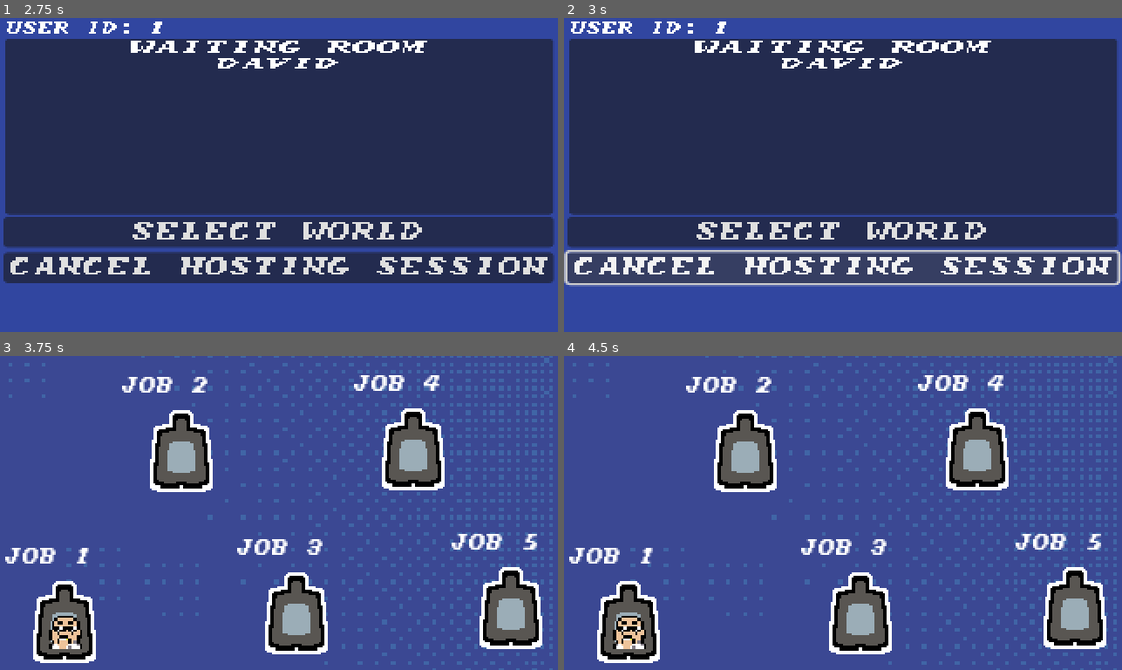
Above: before the commit, frames 1-4 (two rows, left to right).
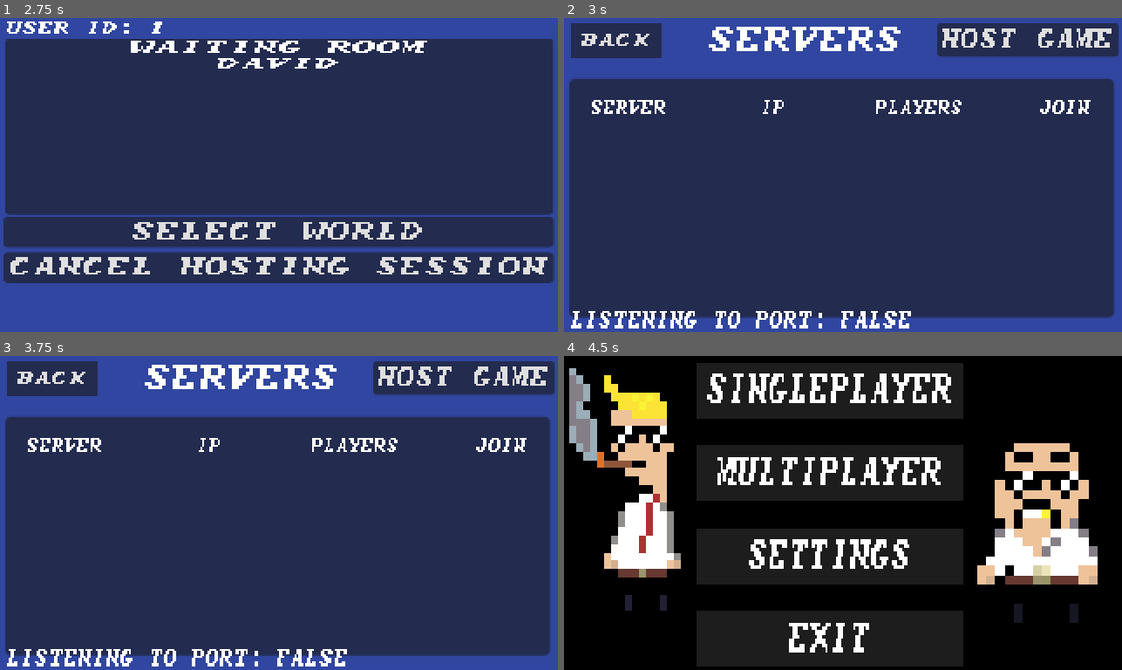
Above: after the commit, the same moments.

Repository: Flipfloppm/jump-n-gun
Game: Godot game, scene res://Levels/level_selection/title_screen.tscn
The game is run twice, just before and just after one commit, with the same random seed, the same clock (stepped at 60 frames per second) and the same inputs.
Inputs (mouse positions are in pixels of both pictures, inside the frame that each line leads up to):
- Up to frame 1 (2.75 s): tap Enter (ChooseLevel) at 0.5 s; move the mouse to (401, 159) at 0.52 s; hold D (right) 0.53-1.25 s; hold Enter (ChooseLevel) 0.53-1.25 s; click (401, 159) at 0.67 s; tap Space (jump) at 0.77 s; click "Singleplayer" at 1.25 s; click "Host Game" at 2 s
- Up to frame 2 (3 s): click "Cancel Hosting Session" at 2.75 s
- Up to frame 3 (3.75 s): click (279, 569) at 3.5 s, where only the run before the commit has a clickable "Select World"
- Up to frame 4 (4.5 s): click (614, 377) at 4.25 s, where only the run after the commit has a clickable "Back"

Frame 1 is identical in both runs. In frame 2, 33% of the frame differs, in the area x 0-100%, y 1-99%; in frame 3, 84%; in frame 4, 98%, in the area x 0-100%, y 0-100%.
Error before the commit: Invalid call. Nonexistent function 'set_network_peer' in base 'SceneTree'. (res://Server/server.gd:48)

Commit message:
Add cancel server hosting feature
Now when the host cancels hosting, they go back to the lobby,
Other users will not be able to see the server no mo. If a
client is in the server already (and in the waiting room), they
will get a signal, and go back to the lobby.

Diff:
--- a/ClientLobby/ServerBrowser.gd
+++ b/ClientLobby/ServerBrowser.gd
@@ -5,7 +5,7 @@
 signal childServerJoin(ip)
 
 var broadcastTimer: Timer
-var RoomInfo = {"name":"name", "playerCount": 0}
+var RoomInfo = {"name":"name", "playerCount": 0, "open":true}
 var broadcaster : PacketPeerUDP # Define our own UDP packet
 var listener : PacketPeerUDP
 @export var listenPort : int = 8911
@@ -18,6 +18,7 @@
 	broadcastTimer = $BroadcastTimer
 	# start listening for servers, no matter if this player hosts a game
 	setup_listener()
+	SignalBus.server_closed.connect(_on_server_closed)
 
 func setup_listener():
 	listener = PacketPeerUDP.new()
@@ -67,19 +68,28 @@
 		# update the info to the browser UI
 		for child in $Panel/VBoxContainer.get_children():
 			if child.name == roomInfo.name:
-				update_server.emit(serverIP, serverPort, roomInfo)
-				child.get_node("PlayerCount").text = str(roomInfo.playerCount)
-				child.get_node("IP").text = serverIP
-				return
-
-		var receivedServer = serverInfo.instantiate()
-		receivedServer.name = roomInfo.name
-		receivedServer.get_node("Name").text = roomInfo.name
-		receivedServer.get_node("IP").text = serverIP
-		receivedServer.get_node("PlayerCount").text = str(roomInfo.playerCount)
-		$Panel/VBoxContainer.add_child(receivedServer)
-		receivedServer.serverBrowserJoin.connect(join_by_ip)
-		found_server.emit(serverIP, serverPort, roomInfo)
+				if roomInfo.open == false:
+					print("room removed", type_string(typeof(child)))
+					child.get_node("IP").text = "Not hosting"
+					child.queue_free()
+					return
+				else:
+					update_server.emit(serverIP, serverPort, roomInfo)
+					child.get_node("PlayerCount").text = str(roomInfo.playerCount)
+					child.get_node("IP").text = serverIP
+					return
+		# add new info to browser if it is not closed
+		if roomInfo.open == false:
+			return
+		else:
+			var receivedServer = serverInfo.instantiate()
+			receivedServer.name = roomInfo.name
+			receivedServer.get_node("Name").text = roomInfo.name
+			receivedServer.get_node("IP").text = serverIP
+			receivedServer.get_node("PlayerCount").text = str(roomInfo.playerCount)
+			$Panel/VBoxContainer.add_child(receivedServer)
+			receivedServer.serverBrowserJoin.connect(join_by_ip)
+			found_server.emit(serverIP, serverPort, roomInfo)
 
 
 
@@ -100,8 +110,16 @@
 	cleanup_browser()
 
 func cleanup_browser():
+	# close the room
 	listener.close()
 	$BroadcastTimer.stop()
 	if broadcaster != null:
 		broadcaster.close()
-	print("broadcast closed\n")
+	print("cleanup browser: broadcast closed\n")
+
+func _on_server_closed():
+	if broadcaster:
+		RoomInfo.open = false
+		var data = JSON.stringify(RoomInfo)
+		var packet = data.to_ascii_buffer() # doesn't work with japanese/chinese room info but this is small and efficient :)
+		broadcaster.put_packet(packet) # send the packet through a queue
--- a/ClientLobby/lobby.gd
+++ b/ClientLobby/lobby.gd
@@ -12,6 +12,7 @@
 	multiplayer.connection_failed.connect(connection_failed)
 	server_browser.childServerJoin.connect(join_server_by_ip)
 	waiting_room.client_disconnect_request.connect(remove_client)
+	SignalBus.server_closed.connect(_on_server_closed)
 
 # this gets called only by clients
 func connected_to_server():
@@ -118,4 +119,11 @@
 
 
 func _on_cancel_host_btn_pressed():
-	server.stop_server()
+	SignalBus.broadcast_server_closed.rpc()
+
+
+func _on_server_closed():
+	print("server closed, handling")
+	get_tree().reload_current_scene()
+	GameManager.PLAYERS.clear()
+	pass
--- a/Server/server.gd
+++ b/Server/server.gd
@@ -34,24 +34,6 @@
 				break
 	return [SELECTED_PORT, SELECTED_IP]
 
-func stop_server():
-	"""
-	This method removes the server and disconnect the
-	"""
-	# clear all peers
-	for player_id in GameManager.PLAYERS:
-		if player_id != 1:
-			print(player_id)
-			# remove the client from multiplayer
-			get_tree().network_peer.disconnect_peer(player_id)
-	# terminate server
-	get_tree().set_network_peer(null)
-	# clear game data
-	GameManager.PLAYERS.clear()
-	print(GameManager.PLAYERS)
-	print("stopped server")
-
-
 
 # this gets called on both the server and client when someone connects
 func peer_connected(id):
--- a/SignalBus.gd
+++ b/SignalBus.gd
@@ -5,3 +5,9 @@
 signal fired
 signal weapon_swap(weaponName)
 signal hurt
+
+signal server_closed()
+
+@rpc("any_peer","call_local")
+func broadcast_server_closed():
+	SignalBus.server_closed.emit()
